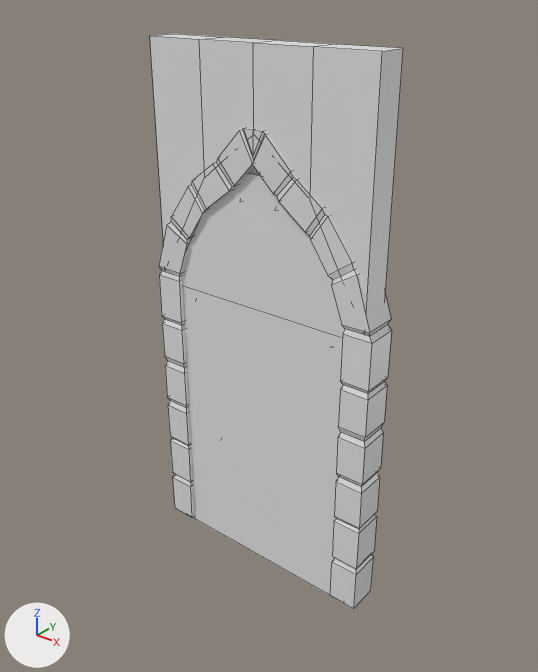
One commit to the Blender file Assets/Models/permanent_door.blend: the scene before it, then after it.
Before and after are seen from a 50 mm lens placed at (2.75, -3.4, 3.83), pointed at (0.02, 0.01, 1.71). Every picture has the same lights, and +X, +Y and +Z are marked at lower left. Mesh edges are drawn as thin lines.

The first picture shows 'Frame', 'Screen', '_Wall'.
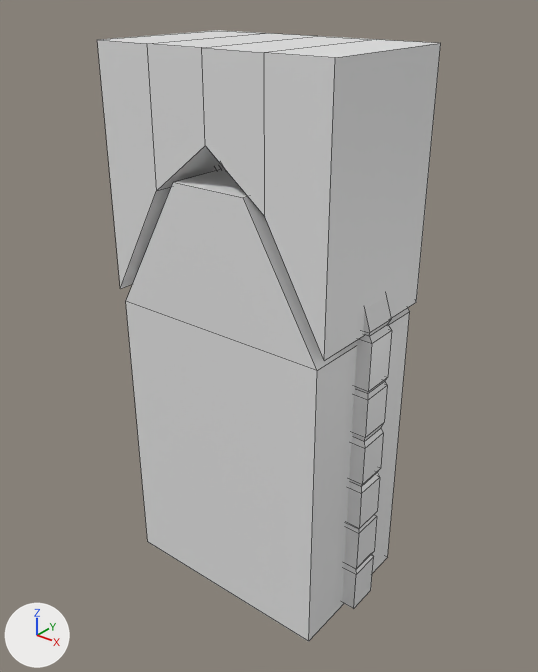
Where the newer file only moved an object's origin or applied its transform, the numbers keep the older frame.

What differs and where, as boxes (x1, y1, x2, y2) in the pictures (538 x 672 px):
'Screen', mesh rescaled, moved
    before: (181, 172, 345, 595)
    after: (126, 169, 410, 642)
'_Wall', mesh rescaled
    before: (150, 34, 403, 309)
    after: (97, 30, 441, 361)
'Frame', unchanged, covered by the edit
    before: (159, 128, 392, 609)
    after: (211, 164, 392, 609)

The change, as a list of edits to the scene's bpy script:
```text
Change me_cube_006:
    where me_cube_006.from_pydata(...)  # 12 vertices, 10 faces; spans x -15.2..15.2, y 0.0..1.7, z -1.0..-0.9
    used by ob_screen; location = (0.0, -1.0, 0.0); rotation_euler = (1.571, 0.0, 0.0), in degrees (90, 0, 0); scale = (0.05, 1.6, 1.0)
    me_cube_006 part 1: the whole mesh is scaled about its middle by (1, 1, -22.1), then moved by (0.0, 0.0, 0.9)
Change me_cube_009:
    where me_cube_009.from_pydata(...)  # 20 vertices, 18 faces; spans x -0.8..0.8, y -0.06..0.06, z 1.5..3.0
    used by ob_wall; location = (0.0, 0.0, 0.5); scale = (1.0, 1.6, 1.0)
    me_cube_009 part 2: the whole mesh is scaled about its middle by (1, 5, 1)
Change ob_screen:
    ob_screen.location: (0.0, -1.0, 0.0) -> (0.0, 0.0, 0.0)
```
